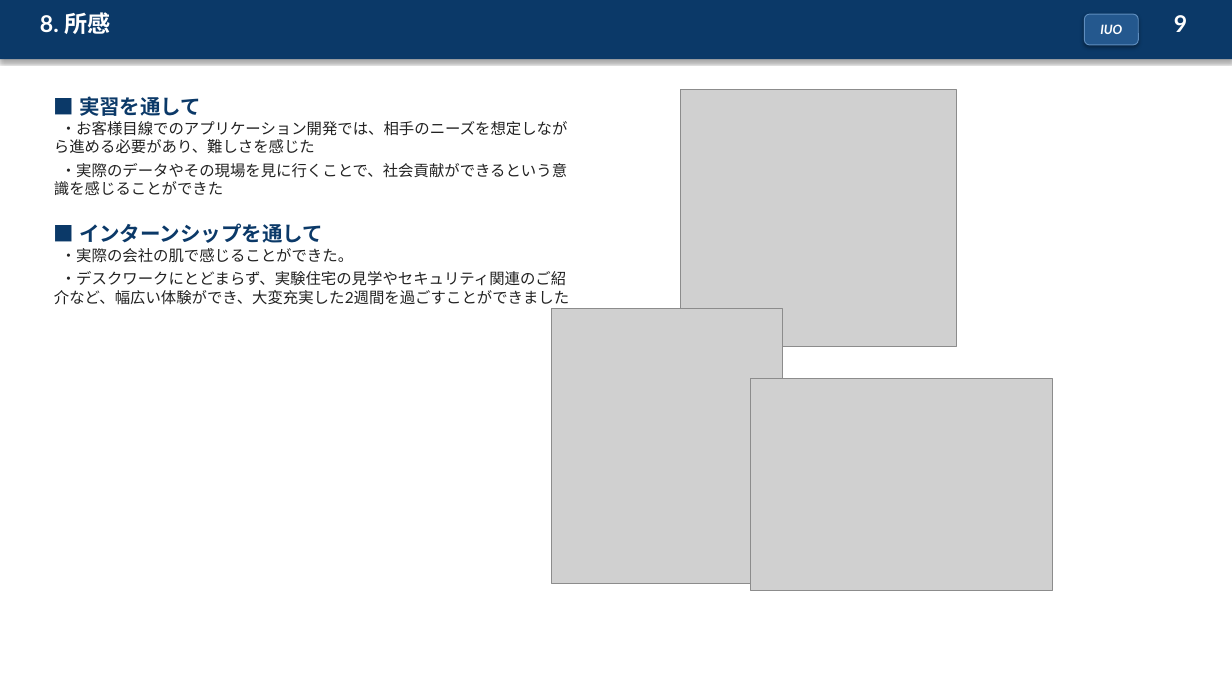
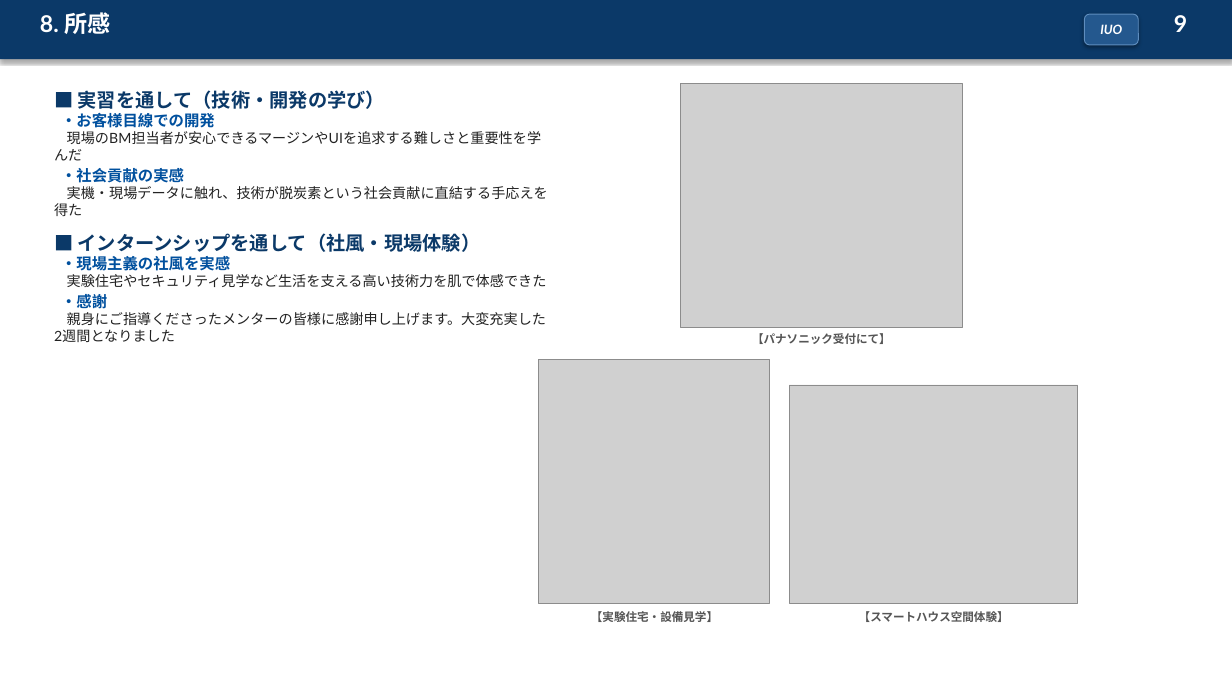
Before and after one commit to koshikai/koshikai, a slide deck: slide 9 of public/slides/hvac-precooling-slides.pptx. Drawn at 1232x693 pixels with LibreOffice and Linux fonts; fonts in the diff are those of the drawing; grey boxes stand for pictures. Boxes give left, top, right and bottom in pixels: in the first picture for what was removed or moved away, otherwise in the second. Text is boxed around its words. In the diff, an @@ line names an element or a change of style, - is before the commit and + after.

```diff
--- a/public/slides/hvac-precooling-slides.pptx
+++ b/public/slides/hvac-precooling-slides.pptx
@@ picture: place and size @@
-picture at [680,90,957,347]
+picture at [680,83,963,327]
@@ text at [54,90,548,342]: text changed; size 12 to 11 pt @@
-■ 実習を通して
-・お客様目線でのアプリケーション開発では、相手のニーズを想定しながら進める必要があり、難しさを感じた
-・実際のデータやその現場を見に行くことで、社会貢献ができるという意識を感じることができた
-■ インターンシップを通して
-・実際の会社の肌で感じることができた。
-・デスクワークにとどまらず、実験住宅の見学やセキュリティ関連のご紹介など、幅広い体験ができ、大変充実した2週間を過ごすことができました
+■ 実習を通して（技術・開発の学び）
+・お客様目線での開発
+現場のBM担当者が安心できるマージンやUIを追求する難しさと重要性を学んだ
+・社会貢献の実感
+実機・現場データに触れ、技術が脱炭素という社会貢献に直結する手応えを得た
+■ インターンシップを通して（社風・現場体験）
+・現場主義の社風を実感
+実験住宅やセキュリティ見学など生活を支える高い技術力を肌で体感できた
+・感謝
+親身にご指導くださったメンターの皆様に感謝申し上げます。大変充実した2週間となりました
@@ text added at [752,333,891,344], 9 pt, text #555555, bold @@
+【パナソニック受付にて】
@@ picture: place and size @@
-picture at [552,308,783,584]
+picture at [539,360,770,604]
@@ picture: place and size @@
-picture at [750,379,1052,591]
+picture at [789,385,1078,604]
@@ text added at [591,611,718,622], 9 pt, text #555555, bold @@
+【実験住宅・設備見学】
@@ text added at [859,611,1009,622], 9 pt, text #555555, bold @@
+【スマートハウス空間体験】
```
Also in this commit, not shown: 2 other files.
